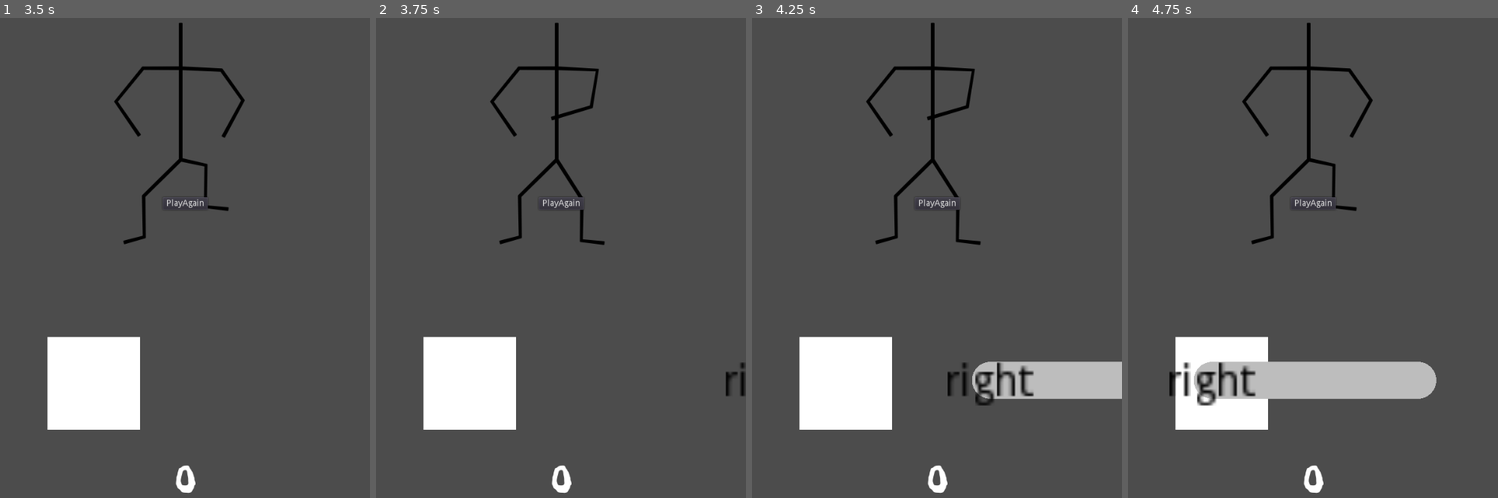
Above: before the commit, frames 1-4 (left to right).
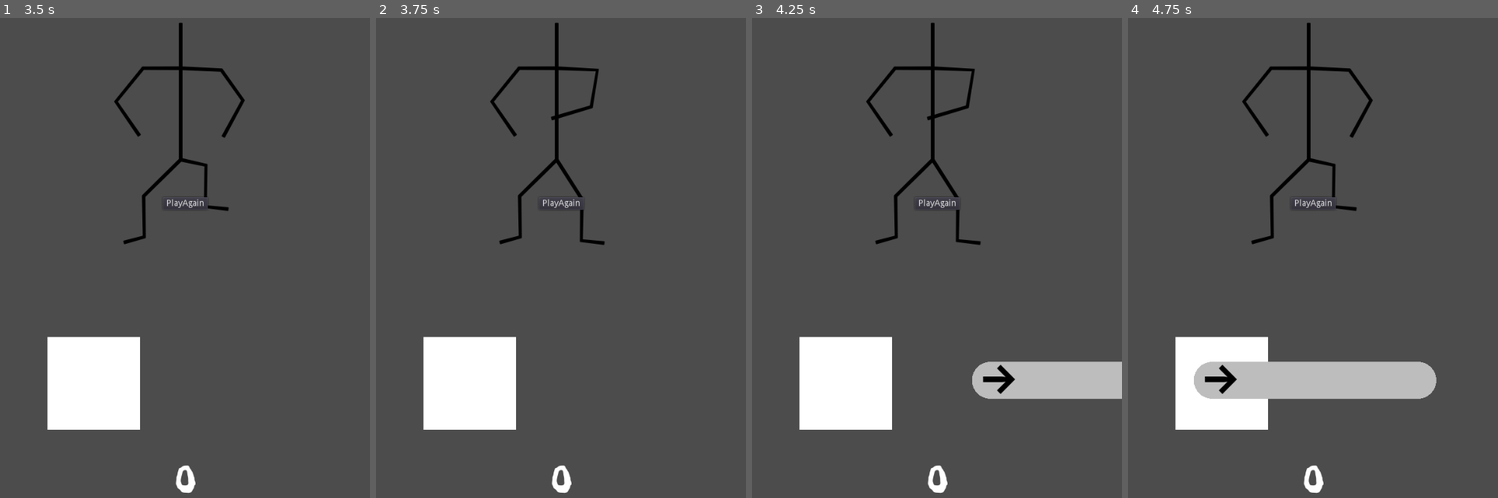
Above: after the commit, the same moments.

Repository: doctor-g/LD52
Game: Godot game, scene res://Game/Game.tscn
Same seed, same stepped clock (60 frames per second), same inputs: the game is played once before the commit and once after it. Sound files missing from this copy of the repository are replaced by a short silence.
Inputs:
- Up to frame 1 (3.5 s): click "PlayAgain" at 0.5 s; click "PlayAgain" at 1.25 s; click "PlayAgain" at 2 s; hold Right (ui_right) from 2.78 s (still down)
- Up to frame 2 (3.75 s): tap Enter at 3.5 s; release Right (ui_right) at 3.53 s; hold Down (ui_down) from 3.53 s (still down)
- Up to frame 3 (4.25 s): keep holding Down (ui_down)
- Up to frame 4 (4.75 s): release Down (ui_down) at 4.28 s; hold Right (ui_right) from 4.28 s (still down)

Frame 1 is identical in both runs. In frame 2, 0.2% of the frame differs, in the area x 94-100%, y 71-79%; in frame 3, 0.9%; in frame 4, 1.0%, in the area x 11-35%, y 71-81%.

Commit message:
Use Merriweather for arrows

Diff:
--- a/project/Song/HoldTarget.gd
+++ b/project/Song/HoldTarget.gd
@@ -1,5 +1,12 @@
 extends Node2D
 class_name HoldTarget
+
+const action_symbol_map = {
+	"ui_up": "↑",
+	"ui_down": "↓",
+	"ui_left": "←",
+	"ui_right": "→"
+}
 
 enum State { PENDING, STARTED, SUCCEEDED, FAILED  }
 
@@ -36,7 +43,7 @@
 	assert(action!=null)
 	assert(end_time!=0)
 
-	$Label.text = action.substr(3) # Kludge for "ui_" labels
+	$Label.text = action_symbol_map[action]
 
 	# Remove this action so that the other actions list is accurate.
 	_other_actions.remove(_other_actions.find(action))
--- a/project/Song/HoldTarget.tscn
+++ b/project/Song/HoldTarget.tscn
@@ -1,16 +1,21 @@
-[gd_scene load_steps=2 format=2]
+[gd_scene load_steps=4 format=2]
 
 [ext_resource path="res://Song/HoldTarget.gd" type="Script" id=1]
+[ext_resource path="res://Song/Merriweather-Black.ttf" type="DynamicFontData" id=2]
+
+[sub_resource type="DynamicFont" id=1]
+size = 80
+font_data = ExtResource( 2 )
 
 [node name="HoldTarget" type="Node2D"]
 script = ExtResource( 1 )
 
 [node name="Label" type="Label" parent="."]
-margin_left = -100.0
-margin_top = -29.0
-margin_right = -60.0
-margin_bottom = -15.0
-rect_scale = Vector2( 5, 5 )
+margin_left = -17.0
+margin_top = -50.0
+margin_right = 41.0
+margin_bottom = 51.0
 custom_colors/font_color = Color( 0, 0, 0, 1 )
+custom_fonts/font = SubResource( 1 )
 text = "X"
 align = 1
Binary file added: project/Song/Merriweather-Black.ttf
Not shown, added: assets/fonts/FreckleFace-OFL.txt
Not shown, added: assets/fonts/Merriweather-OFL.txt
